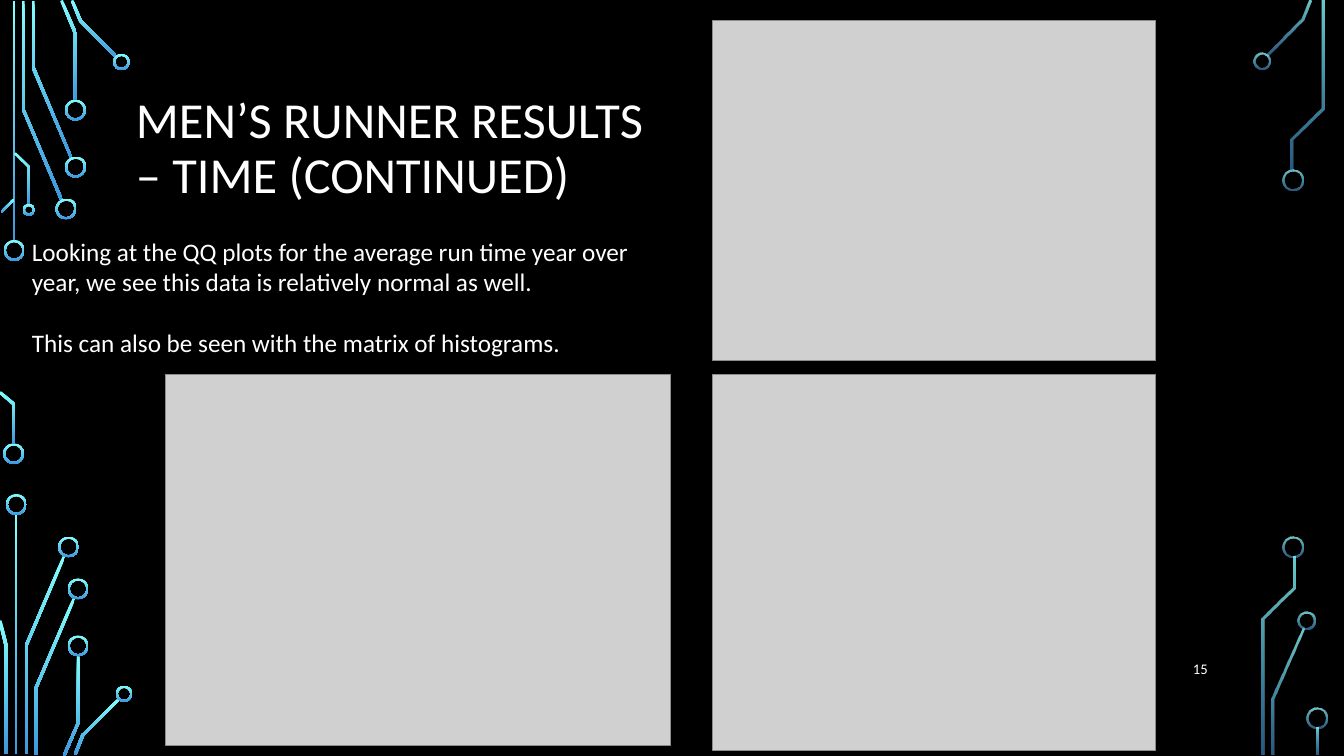
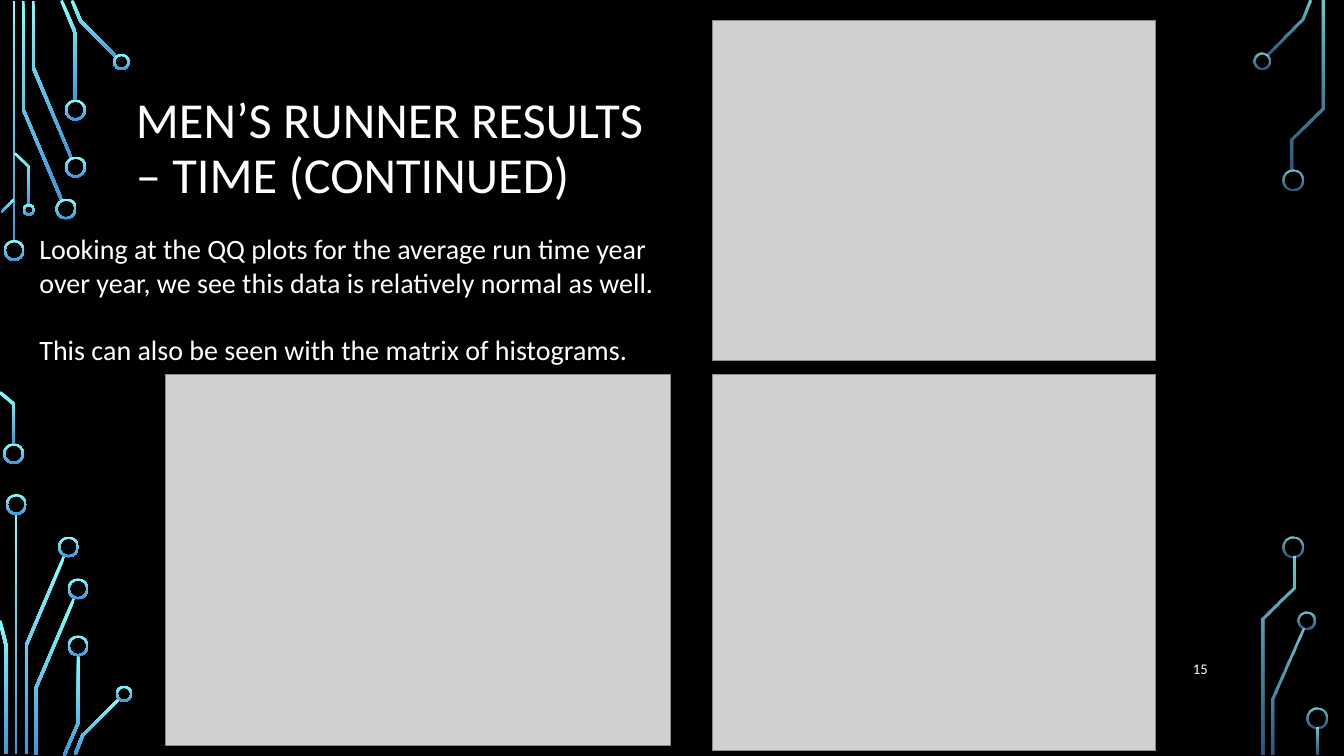
Before and after one commit to elkinst65/QTW_08, a slide deck: slide 15 of infographic.pptx. Drawn at 1344x756 pixels with LibreOffice and Linux fonts; fonts in the diff are those of the drawing; grey boxes stand for pictures; background and template pictures are left out. Boxes give left, top, right and bottom in pixels: in the first picture for what was removed or moved away, otherwise in the second. Text is boxed around its words. In the diff, an @@ line names an element or a change of style, - is before the commit and + after.

```diff
--- a/infographic.pptx
+++ b/infographic.pptx
@@ text "Looking at the QQ plots ..." moved from (x1=32, y1=243, x2=628, y2=357) to (x1=39, y1=239, x2=653, y2=365) @@
@@ text "Looking at the QQ plots ..." at (x1=39, y1=239, x2=653, y2=365): size 18 to 20 pt @@
```
Also in this commit, not shown: 17 other slides changed, 1 slide added, 1 other file.
